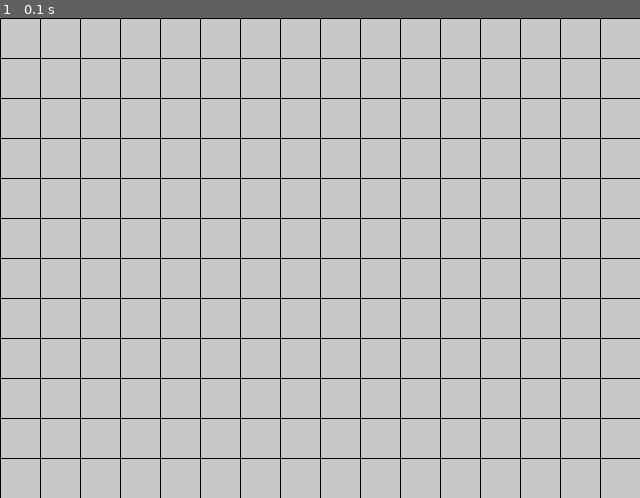
Above: before the commit, frame 1.
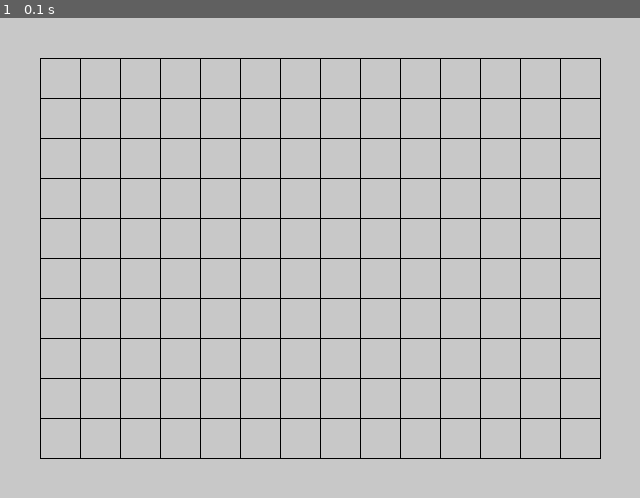
Above: after the commit, the same moment.

Repository: Tutorialoso/PythonGame
Game: pygame game, started from DotDot Pygame.py
Same seed, same stepped clock (60 frames per second), same inputs: the game is played once before the commit and once after it.
Inputs:
- Up to frame 1 (0.1 s): no input

The runs differ from the first frame. In frame 1, 1.0% of the frame differs, in the area x 0-100%, y 0-100%.

Commit message:
Part of basic game logic
- Changed grid so it doesn't cover the whole window
- Dot-assigning method with small tolerance for clicking precision
- Array describing status of clickable areas
    + Elements True when valid to be clicked, False when already clicked before
- Dot colour changes after every valid move

Diff:
--- a/DotDot Pygame.py
+++ b/DotDot Pygame.py
@@ -18,9 +18,14 @@
 
 BACKGROUND_COLOUR = GREY
 DOT_COLOUR = BLACK
+PLAYER_ONE_COLOUR = BLUE
+PLAYER_TWO_COLOUR = RED
+
+PLAYER_ONE = "1"
+PLAYER_TWO = "2"
 
 def main():
-    global FPS_CLOCK, DISPLAYSURF
+    global FPS_CLOCK, DISPLAYSURF, grid_array
     pygame.init()
     FPS_CLOCK = pygame.time.Clock()
     DISPLAYSURF = pygame.display.set_mode((WINDOW_WIDTH, WINDOW_HEIGHT))
@@ -28,17 +33,30 @@
 
     mouse_x = 0
     mouse_y = 0
-    firstSelection = None
+    mouseClicked = None
+
+    current_player = PLAYER_ONE
+    last_colour = PLAYER_ONE_COLOUR
 
     DISPLAYSURF.fill(BACKGROUND_COLOUR)
-    draw_grid()
+    grid_array = init_grid()
 
     while True:
-        mouseClicked = False
+        mouseCliked = False
         for event in pygame.event.get():
             if event.type == MOUSEBUTTONUP:
                 mouse_x, mouse_y = event.pos
                 mouseClicked = True
+                grid_x, grid_y = pixel_to_grid(mouse_x, mouse_y)
+                if (grid_x != None) and (grid_y != None):
+                    if (grid_x > 0) and (grid_y > 0) and (grid_x < 16) and (grid_y < 12):
+                        valid = is_click_valid(grid_x, grid_y)
+                        if valid == True:
+                            draw_dot(grid_x, grid_y, current_player)
+                    if current_player == PLAYER_ONE:
+                        current_player = PLAYER_TWO
+                    else:
+                        current_player = PLAYER_ONE
             elif event.type == QUIT:
                 pygame.quit()
                 sys.exit()
@@ -46,11 +64,20 @@
         pygame.display.update()
         FPS_CLOCK.tick(FPS)
 
-def draw_grid():
-    for x in range(0, WINDOW_WIDTH, GAP_SIZE):
-        pygame.draw.line(DISPLAYSURF, BLACK, (x, 0), (x, 480), 1)
-    for y in range(0, WINDOW_HEIGHT, GAP_SIZE):
-        pygame.draw.line(DISPLAYSURF, BLACK, (0, y), (640, y), 1)
+def init_grid():
+    grid_array = []
+    for i in range(0, (int(WINDOW_HEIGHT / GAP_SIZE) - 1)):
+        grid_sub_array = []
+        for j in range(0, (int(WINDOW_WIDTH / GAP_SIZE) - 1)):
+            grid_sub_array.append(True)
+        grid_array.append(grid_sub_array)
+    for l in range (0, len(grid_array)):
+        print(grid_array[l])
+    for x in range(GAP_SIZE, (WINDOW_WIDTH), GAP_SIZE):
+        pygame.draw.line(DISPLAYSURF, BLACK, (x, GAP_SIZE), (x, (WINDOW_HEIGHT - GAP_SIZE)), 1)
+    for y in range(GAP_SIZE, (WINDOW_HEIGHT), GAP_SIZE):
+        pygame.draw.line(DISPLAYSURF, BLACK, (GAP_SIZE, y), ((WINDOW_WIDTH - GAP_SIZE), y), 1)
+    return grid_array
 
 def pixel_to_grid(mouse_x, mouse_y):
     if ((mouse_x % GAP_SIZE) > (TOLERANCE) + 10):
@@ -65,7 +92,34 @@
         grid_y = mouse_y / GAP_SIZE
     else:
         grid_y = None
+    if (grid_x != None) and (grid_y != None):
+        grid_x = int(grid_x)
+        grid_y = int(grid_y)
+        print("grid_x =", grid_x, "grid_y =", grid_y)
     return grid_x, grid_y
+
+def grid_to_pixel(grid_x, grid_y):
+    pixel_x = (grid_x * GAP_SIZE)
+    pixel_y = (grid_y * GAP_SIZE)
+    return pixel_x, pixel_y
+
+def is_click_valid(grid_x, grid_y):
+    array_x = grid_x - 1
+    array_y = grid_y - 1
+    print("array_x =", array_x, "array_y =", array_y)
+    valid = grid_array[array_y][array_x]
+    print(valid)
+    if grid_array[array_y][array_x] == True:
+        grid_array[array_y][array_x] = False
+    return valid
+
+def draw_dot(grid_x, grid_y, player):
+    if player == PLAYER_ONE:
+        player_colour = PLAYER_ONE_COLOUR
+    else:
+        player_colour = PLAYER_TWO_COLOUR
+    pixel_x, pixel_y = grid_to_pixel(grid_x, grid_y)
+    pygame.draw.circle(DISPLAYSURF, player_colour, (pixel_x, pixel_y), 4, 0)
 
 if __name__ == '__main__':
     main()
